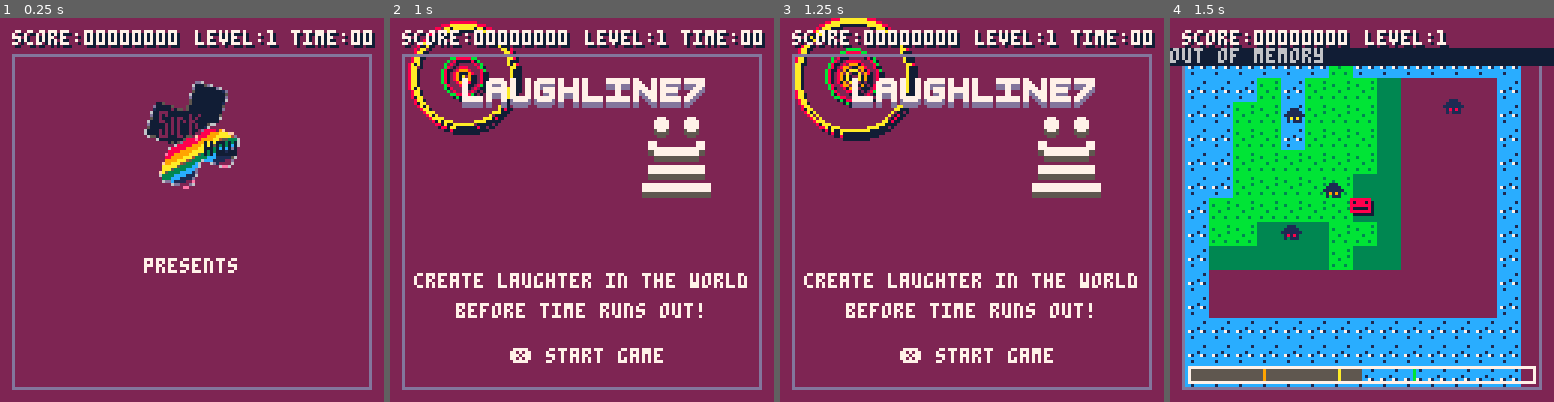
Above: before the commit, frames 1-4 (left to right).
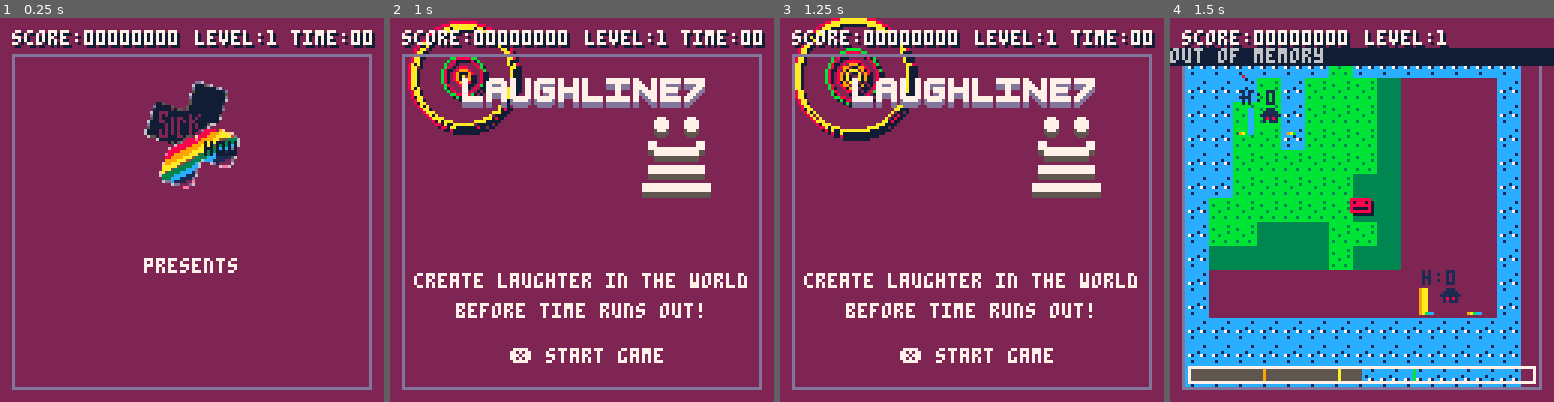
Above: after the commit, the same moments.

Repository: wakass/laughline
Game: PICO-8 cartridge ggj.p8
Two runs of this game, one before a commit and one after it. Both use one fixed random seed, a clock stepped at 60 frames per second and the inputs below.
Inputs:
- Up to frame 1 (0.25 s): no input
- Up to frame 2 (1 s): tap X (X key) at 0.33 s; tap O (Z key) at 0.7 s
- Up to frame 3 (1.25 s): tap X (X key) at 1.07 s
- Up to frame 4 (1.5 s): no input

Frames 1-3 are identical in both runs. In frame 4, 1.5% of the frame differs, in the area x 17-82%, y 14-78%.

Commit message:
Cities now have sensitivities and build up a humor level. They also emit humor when triggered with a certain probability based on their sensitivities

Diff:
--- a/entities/city.lua
+++ b/entities/city.lua
@@ -6,48 +6,75 @@
 	w=5,
 	h=5,
 	pool={},
-	humor_type=0,
+	humor_type=1,
 	humor_level=0,
-	humor_treshold=100,
-	humor_sensitivity=10,
+	humor_treshold=1,
+	humor_sensitivity={},
+	humor_level_per_type={0,0,0,0},
 	humor_decay=0,
 	seen_humors = {}, --humors seen
+
+	init=function(_ENV)
+		entity.init(_ENV)
+		humor_level_per_type={0,0,0,0}
+	end,
 
 	update=function(_ENV)
 		-- decay humor level over time
 		humor_level-=humor_decay
 
 		-- increase humor level of touched by humor
-		if true then
-			humor_level+=humor_sensitivity
+		-- if true then
+		-- 	humor_level+=humor_sensitivity
+		-- end
+
+		-- Find total humor level and possible trigger
+		-- Make a squares weight for humor level
+		local level = 0
+		for i,l in ipairs(humor_level_per_type) do
+			level += l^2
+		end
+		humor_level = sqrt(level)
+
+		-- More likely to emit humor it likes
+		likelihoods = {}
+		for i,n in ipairs(humor_sensitivity) do
+			l = n*rnd()
+			-- printh(l)
+			add(likelihoods, l)
 		end
 
-		-- trigger humor
-		-- if humor_level >= humor_treshold then
-		-- 	humor({
-		-- 		x=x,
-		-- 		y=y,
-		-- 		type=humor_type+8,
-		-- 		max_size=rnd(20)+30,
-		-- 	})
-		-- 	humor_level = 0
-		-- end
+		k,v = max_table(likelihoods, function(a,b) return a < b end)
+
+		emit_humor_type = k
+		-- printh("city id :" .. id .. "h: ".. k .. "level:" .. humor_level_per_type[3])
+
+		if humor_level >= humor_treshold then
+			humor({
+				x=x,
+				y=y,
+				type=emit_humor_type,
+				max_size=rnd(20)+30,
+			})
+			humor_level = 0
+		end
 
 		prune_seen_humors(_ENV) -- Remove any seen humours that have xpired
 	end,
 
-	--Detect if within other humor
-	--not own humor!
-	--If still within same bubble humor as before should also not trigger
+	process_incoming_humor=function(_ENV, h, distance)
+		-- the humor that hit is weighted by sensitivity and distance/2
+		printh("Process humor type: ".. h.type .. "city id: " .. id)
+		assert(h.type >0)
+		if (flr(h.type) > n_humor_types) then
+			printh("BUG!: ".. h.type)
+			return --bug fix
+		end
+		humor_level_per_type[h.type] += humor_sensitivity[h.type]/distance^2
 
-		-- Loop over placed humors,
-		-- Check circle diameter and orign
-		-- If coordinates of certain city in circle, city is hit
-		-- Feed-forward event to city
-		-- humor:each
-		-- city:each("detect")
+	end,
 
-	detect=function(_ENV, success_fun)
+	detect=function(_ENV)
 		for h in all(humor.pool) do
 			-- Calculate distance between city and initiated humor,
 			-- distance should
@@ -57,19 +84,10 @@
 			d = sqrt((x1.x-x0.x)^2 + (x1.y-x0.y)^2)
 			if (d < h.size and h.orig_id != id) then
 				if (process_seen(_ENV, h) == -1) then
-					printh("Didnt see it yet" .. h.id)
-
-					-- trigger humor
-					humor({
-						x=x,
-						y=y,
-						type=humor_type+8,
-						max_size=rnd(20)+30,
-						orig_id=id
-					})
+					-- Humor not seen yet, processing..
+					process_incoming_humor(_ENV, h, d)
 				else
 					-- Ignore already seen humor
-					-- printh("Already saw humor".. h.id)
 				end
 			end
 		end
@@ -105,9 +123,35 @@
 		end
 	end,
 
+
+
 	draw=function(_ENV)
-		rectfill(x+2,y+2,x+4,y+3,humor_type+8)
-		print("⌂",x,y,1)
+		rectfill(x+2, y+2, x+4, y+3, humor_type+8)
+		print("⌂", x, y, 1)
+
+		print("h:" .. humor_level,x-6,y-6,1)
+		--- Draw humor level
+		fullscale = 8 -- fullscale pixels for humor level
+		x_offset = 8
+		y_offset = 8
+
+		for i,v in ipairs(humor_level_per_type) do
+			rectfill(x + x_offset + i,
+					y + y_offset,
+					x + x_offset + 1 + i,
+					y + y_offset- v*8,
+					i+8)
+		end
+
+		for i,v in ipairs(humor_sensitivity) do
+			rectfill(x - x_offset + i,
+					y + y_offset,
+					x - x_offset + 1 + i,
+					y + y_offset - v*8,
+					i+8)
+		end
+
+		-- print(humor_level_per_type,0,0)
 		--print(humor_level,x,y,7)
 	end
 })
--- a/scenes/game.lua
+++ b/scenes/game.lua
@@ -1,3 +1,8 @@
+local cities_list= {
+	{x=30,y=30,sens={0,0,1,1}},
+	{x=90,y=90,sens={1,1,0,0}}
+}
+
 game_scene=scene:extend({
 	--[[
 	x type of humor each a color
@@ -16,6 +21,8 @@
 	you can increase the lifetime of the circle
 	]]--
 
+
+
 	init=function(_ENV)
 		music(-1, 1000) --fade out any music playing
 
@@ -27,36 +34,24 @@
 		player=person()
 
 		-- spawn cities
-		while #city.pool < n_cities do
+		for index, value in next, cities_list do
+			c = value
 			local obj=city({
-				x=8+rnd(107),
-				y=16+rnd(99),
+				x=c.x,
+				y=c.y,
 				humor_type= rnd(n_humor_types),
-				humor_level=rnd(10),
 				humor_decay=rnd(10)/10,
-				humor_sensitivity=rnd(5),
+				humor_sensitivity=c.sens,
+			})
+		end
 
-
-			})
-
-			-- destroy if colliding
-			--obj:detect(player,function()
-			--	obj:destroy()
-			--end)
-		end
 	end,
 
 	update=function(_ENV)
 		entity:each("update")
 
 		-- detect city touched by humor
-
-
-		city:each("detect",function(obj)
-			sfx(0)
-			global.score+=1
-		end
-		)
+		city:each("detect")
 
 		-- check win state
 		if #city.pool==0 then
@@ -77,7 +72,7 @@
 	end,
 
 	draw=function(_ENV)
-		add(entity.pool,del(entity.pool,player,map))
+		-- add(entity.pool,del(entity.pool,player,map))
 		entity:each("draw")
 	end,
 })
